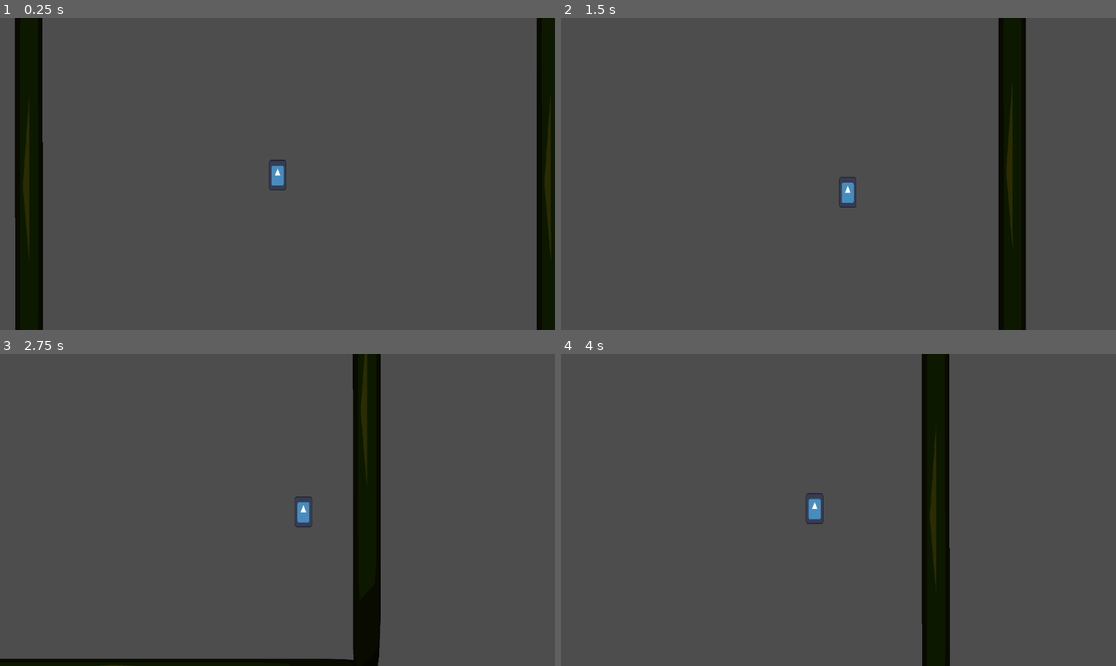
Above: before the commit, frames 1-4 (two rows, left to right).
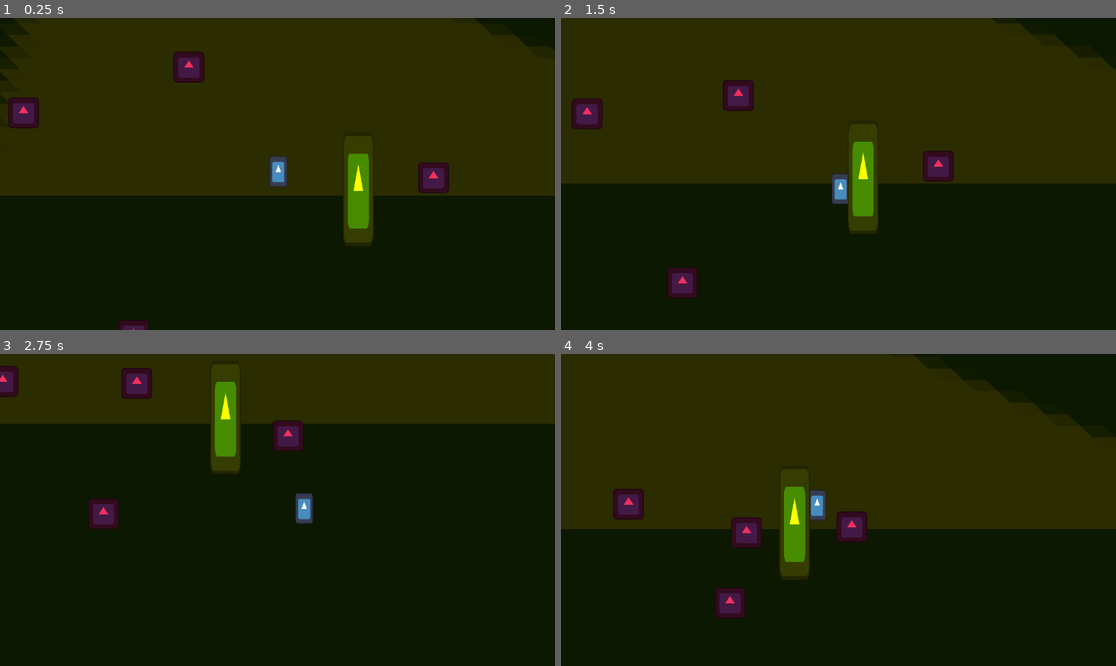
Above: after the commit, the same moments.

Repository: DiogoFSPinheiro/Godot_Games
Game: Godot game, scene res://Scenes/game.tscn
Same seed, same stepped clock (60 frames per second), same inputs: the game is played once before the commit and once after it. The engine's default icon, where the game draws it, is replaced by a stand-in: a white triangle on a blue panel in a dark square.
Inputs:
- Up to frame 1 (0.25 s): no input
- Up to frame 2 (1.5 s): hold Right (move_right) 0.53-1.28 s; hold Down (move_down) from 1.28 s (still down)
- Up to frame 3 (2.75 s): release Down (move_down) at 2.03 s; hold Right (move_right) from 2.03 s (still down)
- Up to frame 4 (4 s): release Right (move_right) at 2.78 s; hold Up (move_up) 2.78-3.53 s; hold Left (move_left) from 3.53 s (still down)

The runs differ from the first frame. In frame 1, 95% of the frame differs, in the area x 0-100%, y 0-100%; in frame 2, 97%; in frame 3, 95%; in frame 4, 97%.

Commit message:
enemy done

Diff:
--- /dev/null
+++ b/enemy/Scenes/enemy.tscn
@@ -0,0 +1,38 @@
+[gd_scene load_steps=5 format=3 uid="uid://cgn7hplmfhgkq"]
+
+[ext_resource type="Script" path="res://scripts/enemy.gd" id="1_0id1p"]
+[ext_resource type="Texture2D" uid="uid://dcnty4pakmf13" path="res://icon.svg" id="2_wjbp2"]
+
+[sub_resource type="CircleShape2D" id="CircleShape2D_l228c"]
+radius = 1197.03
+
+[sub_resource type="CircleShape2D" id="CircleShape2D_bygd6"]
+radius = 61.3973
+
+[node name="Enemy" type="CharacterBody2D"]
+script = ExtResource("1_0id1p")
+speed = null
+
+[node name="Sprite2D" type="Sprite2D" parent="."]
+modulate = Color(0.94902, 0.188235, 0.364706, 1)
+texture = ExtResource("2_wjbp2")
+
+[node name="DetectionArea" type="Area2D" parent="."]
+
+[node name="CollisionShape2D" type="CollisionShape2D" parent="DetectionArea"]
+shape = SubResource("CircleShape2D_l228c")
+
+[node name="CollisionShape2D" type="CollisionShape2D" parent="."]
+position = Vector2(-0.25, -0.75)
+shape = SubResource("CircleShape2D_bygd6")
+
+[node name="RayCast2D" type="RayCast2D" parent="."]
+collision_mask = 2
+
+[node name="last_sight_timer" type="Timer" parent="."]
+wait_time = 2.5
+one_shot = true
+
+[connection signal="body_entered" from="DetectionArea" to="." method="_on_detection_area_body_entered"]
+[connection signal="body_exited" from="DetectionArea" to="." method="_on_detection_area_body_exited"]
+[connection signal="timeout" from="last_sight_timer" to="." method="_on_last_sight_timer_timeout"]
--- a/enemy/Scenes/game.tscn
+++ b/enemy/Scenes/game.tscn
@@ -1,45 +1,55 @@
-[gd_scene load_steps=3 format=3 uid="uid://b3vmawvvydltu"]
+[gd_scene load_steps=5 format=3 uid="uid://b3vmawvvydltu"]
 
 [ext_resource type="PackedScene" uid="uid://daohydtheo3t2" path="res://Scenes/player.tscn" id="1_fadbx"]
 [ext_resource type="Texture2D" uid="uid://dcnty4pakmf13" path="res://icon.svg" id="2_fka2c"]
+[ext_resource type="PackedScene" uid="uid://cgn7hplmfhgkq" path="res://Scenes/enemy.tscn" id="3_tpruo"]
+
+[sub_resource type="CapsuleShape2D" id="CapsuleShape2D_u7rwd"]
+radius = 58.0
+height = 474.0
 
 [node name="Game" type="Node2D"]
 
+[node name="Sprite2D" type="Sprite2D" parent="."]
+modulate = Color(0.170383, 0.171345, 0, 1)
+position = Vector2(1157, -711)
+scale = Vector2(95.7502, 68.8757)
+skew = -0.806342
+texture = ExtResource("2_fka2c")
+
 [node name="player" parent="." instance=ExtResource("1_fadbx")]
-position = Vector2(723, -949)
+position = Vector2(604, -714)
 
 [node name="Camera2D" type="Camera2D" parent="player"]
-position = Vector2(27, -5)
+position = Vector2(24, 9)
 zoom = Vector2(0.5, 0.5)
 process_callback = 0
 position_smoothing_enabled = true
 
-[node name="Sprite2D" type="Sprite2D" parent="."]
-modulate = Color(0.170383, 0.171345, 0, 1)
-position = Vector2(855.691, 155)
-scale = Vector2(16.4814, 1)
-skew = -0.806342
+[node name="Enemy" parent="." instance=ExtResource("3_tpruo")]
+position = Vector2(1276, -689)
+speed = null
+
+[node name="StaticBody2D" type="StaticBody2D" parent="."]
+collision_layer = 3
+
+[node name="Sprite2D" type="Sprite2D" parent="StaticBody2D"]
+modulate = Color(1, 1, 0, 1)
+position = Vector2(964, -642)
+scale = Vector2(1, 3.69531)
 texture = ExtResource("2_fka2c")
 
-[node name="Sprite2D2" type="Sprite2D" parent="."]
-modulate = Color(0.170383, 0.171345, 0, 1)
-position = Vector2(805, -2035)
-scale = Vector2(16.4766, 1)
-skew = -0.806342
-texture = ExtResource("2_fka2c")
+[node name="CollisionShape2D" type="CollisionShape2D" parent="StaticBody2D"]
+position = Vector2(964, -641)
+shape = SubResource("CapsuleShape2D_u7rwd")
 
-[node name="Sprite2D3" type="Sprite2D" parent="."]
-modulate = Color(0.170383, 0.171345, 0, 1)
-position = Vector2(-282, -930)
-rotation = -1.57174
-scale = Vector2(17.7363, 1.29012)
-skew = -0.806342
-texture = ExtResource("2_fka2c")
+[node name="Enemy2" parent="." instance=ExtResource("3_tpruo")]
+speed = null
 
-[node name="Sprite2D4" type="Sprite2D" parent="."]
-modulate = Color(0.170383, 0.171345, 0, 1)
-position = Vector2(1883, -943)
-rotation = -1.57174
-scale = Vector2(17.7363, 1.29012)
-skew = -0.806342
-texture = ExtResource("2_fka2c")
+[node name="Enemy3" parent="." instance=ExtResource("3_tpruo")]
+position = Vector2(232, -1185)
+speed = null
+
+[node name="Enemy4" parent="." instance=ExtResource("3_tpruo")]
+position = Vector2(-472, -970)
+speed = null
--- a/enemy/Scenes/player.tscn
+++ b/enemy/Scenes/player.tscn
@@ -1,12 +1,13 @@
 [gd_scene load_steps=4 format=3 uid="uid://daohydtheo3t2"]
 
-[ext_resource type="Script" path="res://Scripts/player.gd" id="1_kgtjf"]
+[ext_resource type="Script" path="res://scripts/player.gd" id="1_kgtjf"]
 [ext_resource type="Texture2D" uid="uid://dcnty4pakmf13" path="res://icon.svg" id="2_58leb"]
 
 [sub_resource type="CircleShape2D" id="CircleShape2D_bnrl7"]
 radius = 36.0
 
 [node name="player" type="CharacterBody2D"]
+collision_mask = 2
 script = ExtResource("1_kgtjf")
 
 [node name="Sprite2D" type="Sprite2D" parent="."]
--- /dev/null
+++ b/enemy/scripts/enemy.gd
@@ -0,0 +1,68 @@
+extends CharacterBody2D
+
+# Enemy parameters
+@export var speed: float = 200.0  # Movement speed of the enemy
+@onready var last_sight_timer = $last_sight_timer
+@onready var line_of_sight = $RayCast2D
+
+# Internal variables
+var _player: Node2D = null
+var _player_detected: bool = false  # Whether player is in detection range
+var _lost_sight: bool = true  # Track if we have lost sight but still moving
+var _last_known_direction: Vector2 = Vector2.ZERO  # Last known direction of the player
+var _lost_sight_timer: float = 0.0  # Countdown timer for losing sight
+
+func _ready():
+	pass
+
+# Main function to update movement
+func _physics_process(delta: float) -> void:
+	if _player_detected and _player:
+		line_of_sight.target_position = _player.global_position - global_position
+		line_of_sight.force_raycast_update()
+		if line_of_sight.is_colliding() == false or line_of_sight.get_collider() == _player:
+			_lost_sight = false
+			print("estou a ver")
+			_follow_player(delta)
+		else:
+			if not _lost_sight:
+				# Start the lost sight timer and save the last direction
+				print("nao vejo")
+				_lost_sight = true
+				_last_known_direction = (_player.global_position - global_position).normalized()
+				last_sight_timer.start()
+	if (_lost_sight or not _player_detected) and last_sight_timer.is_stopped() == false:
+			# Continue moving in the last known direction
+			print("nao vejo mas estou a procura")
+			_follow_last_known_direction(delta)
+
+
+# Continue moving in the last known direction
+func _follow_last_known_direction(delta: float) -> void:
+	velocity = _last_known_direction * speed
+	move_and_slide()
+
+# Follow the player
+func _follow_player(delta: float) -> void:
+		var direction = (_player.global_position - global_position).normalized()
+		velocity = direction * speed
+		move_and_slide()
+
+# Signal for when the player enters detection range
+func _on_detection_area_body_entered(body):
+	if body.name == "player":
+		_player = body  # Store a reference to the player node
+		_player_detected = true
+
+# Signal for when the player exits detection range
+func _on_detection_area_body_exited(body):
+	if body.name == "player":
+		_player_detected = false
+		_last_known_direction = (_player.global_position - global_position).normalized()
+		if not _lost_sight:
+			last_sight_timer.start()
+
+func _on_last_sight_timer_timeout():
+	velocity = Vector2.ZERO
+	print("nao encontrei")
+	_lost_sight = true
Binary file added: enemy/assets/BG/Clouds 3/1.png
Not shown, added: enemy/assets/BG/Clouds 3/1.png.import
Binary file added: enemy/assets/BG/Clouds 3/2.png
Not shown, added: enemy/assets/BG/Clouds 3/2.png.import
Binary file added: enemy/assets/BG/Clouds 3/3.png
Not shown, added: enemy/assets/BG/Clouds 3/3.png.import
Binary file added: enemy/assets/BG/Clouds 3/4.png
Not shown, added: enemy/assets/BG/Clouds 3/4.png.import
Binary file added: enemy/assets/fonts/PixelOperator8-Bold.ttf
Not shown, added: enemy/assets/fonts/PixelOperator8-Bold.ttf.import
Binary file added: enemy/assets/fonts/PixelOperator8.ttf
Not shown, added: enemy/assets/fonts/PixelOperator8.ttf.import
(and 68 more such lines)
